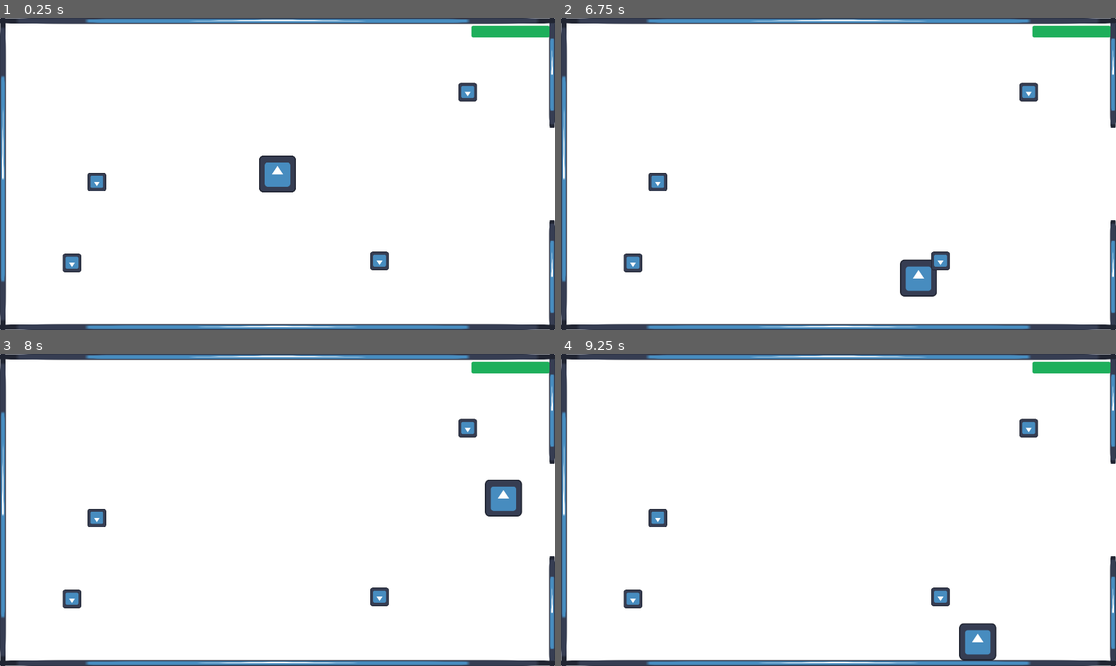
Above: before the commit, frames 1-4 (two rows, left to right).
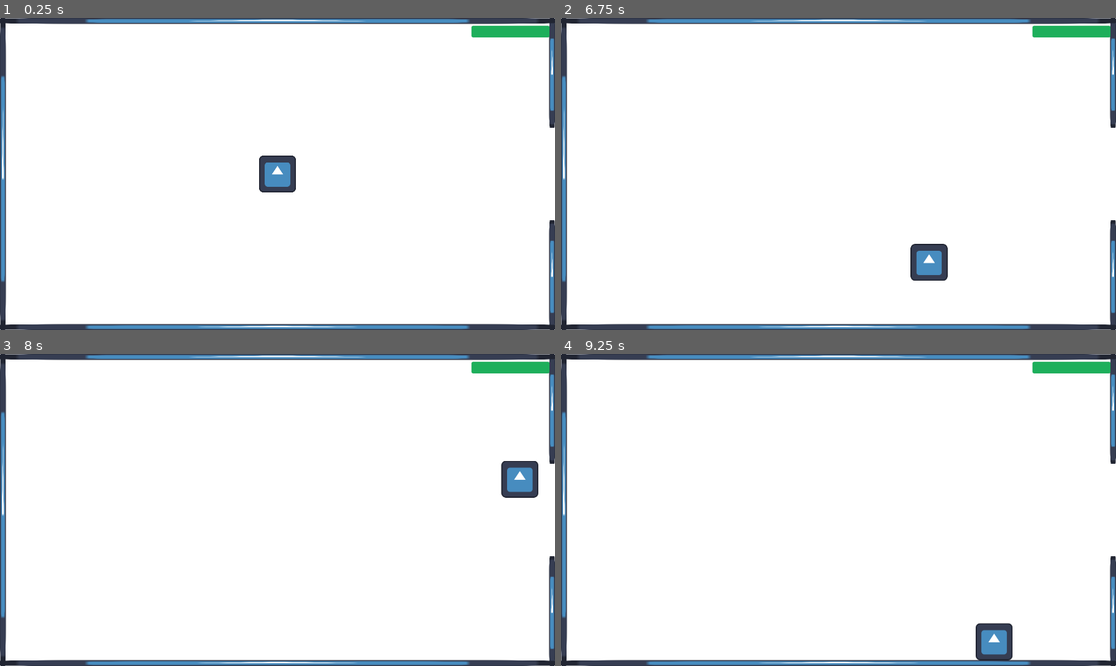
Above: after the commit, the same moments.

Repository: webermael/Informatikprojekt
Game: Godot game, scene res://Game.tscn
Two runs of this game, one before a commit and one after it. Both use one fixed random seed, a clock stepped at 60 frames per second and the inputs below. The engine's default icon, where the game draws it, is replaced by a stand-in: a white triangle on a blue panel in a dark square.
Inputs:
- Up to frame 1 (0.25 s): no input
- Up to frame 2 (6.75 s): tap Enter at 0.5 s; hold Right (ui_right) 0.53-1.28 s; hold Z (ui_ranged_attack) 0.53-1.28 s; hold Down (ui_down) 1.28-2.03 s; tap Z (ui_ranged_attack) every 1.5 s from 1.35 to 5.85 s; hold Right (ui_right) 2.03-2.78 s; hold Z (ui_ranged_attack) 2.03-2.78 s; tap Space at 2.75 s; hold Up (ui_up) 2.78-3.53 s; hold Z (ui_ranged_attack) 3.53-4.28 s; hold Left (ui_left) 3.53-5.03 s; hold Down (ui_down) 5.03-5.78 s; hold Z (ui_ranged_attack) 5.03-5.78 s; hold Right (ui_right) 5.78-6.53 s; hold Up (ui_up) from 6.53 s (still down); hold Z (ui_ranged_attack) from 6.53 s (still down)
- Up to frame 3 (8 s): release Up (ui_up) at 7.28 s; release Z (ui_ranged_attack) at 7.28 s; hold Right (ui_right) from 7.28 s (still down); tap Z (ui_ranged_attack) at 7.35 s
- Up to frame 4 (9.25 s): release Right (ui_right) at 8.03 s; hold Down (ui_down) 8.03-8.78 s; hold Z (ui_ranged_attack) 8.03-8.78 s; hold Left (ui_left) from 8.78 s (still down); tap Z (ui_ranged_attack) at 8.85 s

The runs differ from the first frame. In frame 1, 0.8% of the frame differs, in the area x 11-86%, y 20-82%; in frame 2, 1.7%; in frame 3, 2.0%, in the area x 11-97%, y 20-82%; in frame 4, 1.7%.

Commit message:
per room enemy spawning

Diff:
--- a/Enemies/Blitzen/blitzen.gd
+++ b/Enemies/Blitzen/blitzen.gd
@@ -1,25 +1,15 @@
 extends CharacterBody2D
 
 var speed = 800
-var blitzen_position = 0
 var player_in_room = false
 var health = 2
+var spawnposition = Vector2.ZERO
 
 @onready var player = $/root/Game/Player
 
 func _process(delta):
 	if player_in_room:
-		$PlayerPosition/GroupingPath/EndLocation.progress_ratio = blitzen_position
-		$PlayerPosition.global_position = player.global_position
-		$PlayerPosition.rotation += 2 * delta
-		var direction = global_position.direction_to($PlayerPosition/GroupingPath/EndLocation.global_position)
-		if global_position.distance_to($PlayerPosition/GroupingPath/EndLocation.global_position) > 200:
-			speed = 1500
-		elif global_position.distance_to($PlayerPosition/GroupingPath/EndLocation.global_position) > 50:
-			speed = 500
-		elif global_position.distance_to($PlayerPosition/GroupingPath/EndLocation.global_position) < 50:
-			speed = 0
-		velocity = direction * speed
+		velocity = global_position.direction_to(player.global_position) * speed
 	else:
 		velocity = Vector2.ZERO
 	move_and_slide()
--- a/Enemies/Dasher/Dasher.gd
+++ b/Enemies/Dasher/Dasher.gd
@@ -11,6 +11,7 @@
 var charging_ratio = 1
 var direction = Vector2.ZERO
 var health = 3
+var spawnposition = Vector2.ZERO
 
 @onready var player = $/root/Game/Player
 
--- a/Enemies/Roller/Roller.gd
+++ b/Enemies/Roller/Roller.gd
@@ -4,6 +4,7 @@
 var health = 2
 var player_in_room = false
 const friendship_distance = 300
+var spawnposition = Vector2.ZERO
 
 @onready var player = $/root/Game/Player
 
@@ -29,7 +30,7 @@
 func _process(delta):
 	if player_in_room:
 		var direction = global_position.direction_to(player.global_position)
-		direction = pathfind(direction)
+		#direction = pathfind(direction)
 		velocity = direction * SPEED
 		if global_position.direction_to(player.global_position)[0] > 0:
 			rotation += delta
--- a/Environment/Room/Room.gd
+++ b/Environment/Room/Room.gd
@@ -2,8 +2,8 @@
 
 const NUMBER_DIRECTION = {0 : "up", 1 : "right", 2 : "down", 3 : "left"}
 var walls_placed = {0 : false, 1 : false, 2 : false, 3 : false}
-const BLITZEN_RATIOS = {0 : 0, 1 : 0.5, 2 : 0.25, 3 : 0.75}
-var blitzen_in_room = 0
+var enemies_in_room = Array ()
+@onready var spawnpoints = [$Spawnpoint1, $Spawnpoint2, $Spawnpoint3, $Spawnpoint4, $Spawnpoint5]
 
 
 func place_door(direction):
@@ -38,6 +38,20 @@
 		walls_placed[direction] = true
 
 
+func spawn_enemy():
+	while enemies_in_room.size() < randi() % 2 + 2:
+		var new_enemy = preload("res://Enemies/Roller/Roller.tscn").instantiate()
+		var spawnpoint = randi() % spawnpoints.size()
+		new_enemy.position = spawnpoints[spawnpoint].position
+		new_enemy.spawnposition = spawnpoints[spawnpoint].position
+		spawnpoints.remove_at(spawnpoint)
+		add_child(new_enemy)
+		enemies_in_room.append(new_enemy)
+
+
+func enemy_died(enemy):
+	enemies_in_room.erase(enemy)
+
 # Called when the node enters the scene tree for the first time.
 func _ready():
 	pass
@@ -51,19 +65,12 @@
 func _on_room_inside_body_entered(body):
 	if body.is_in_group("Player"):
 		$/root/Game/RoomCamera.global_position = $CameraCenter.global_position
-		blitzen_in_room = 0
-		for entity in $RoomInside.get_overlapping_bodies():
-			if entity.is_in_group("Enemies"):
-				entity.player_in_room = true
-			if entity.is_in_group("Blitzen"):
-				entity.blitzen_position = BLITZEN_RATIOS[blitzen_in_room]
-				blitzen_in_room += 1
-
-
+		for enemy in enemies_in_room:
+			enemy.player_in_room = true
+			enemy.position = enemy.spawnposition
 
 
 func _on_room_inside_body_exited(body):
 	if body.is_in_group("Player"):
-		for entity in $RoomInside.get_overlapping_bodies():
-			if entity.is_in_group("Enemies"):
-				entity.player_in_room = false
+		for enemy in enemies_in_room:
+			enemy.player_in_room = false
--- a/Environment/Room/Room.tscn
+++ b/Environment/Room/Room.tscn
@@ -17,5 +17,20 @@
 position = Vector2(960, 540)
 shape = SubResource("RectangleShape2D_60xs4")
 
+[node name="Spawnpoint1" type="Marker2D" parent="."]
+position = Vector2(960, 540)
+
+[node name="Spawnpoint2" type="Marker2D" parent="."]
+position = Vector2(480, 270)
+
+[node name="Spawnpoint3" type="Marker2D" parent="."]
+position = Vector2(1480, 270)
+
+[node name="Spawnpoint4" type="Marker2D" parent="."]
+position = Vector2(480, 810)
+
+[node name="Spawnpoint5" type="Marker2D" parent="."]
+position = Vector2(1480, 810)
+
 [connection signal="body_entered" from="RoomInside" to="." method="_on_room_inside_body_entered"]
 [connection signal="body_exited" from="RoomInside" to="." method="_on_room_inside_body_exited"]
--- a/Game.tscn
+++ b/Game.tscn
@@ -1,10 +1,9 @@
-[gd_scene load_steps=8 format=3 uid="uid://filrvjjqg6ij"]
+[gd_scene load_steps=7 format=3 uid="uid://filrvjjqg6ij"]
 
 [ext_resource type="Script" path="res://Game.gd" id="1_0qqco"]
 [ext_resource type="PackedScene" uid="uid://yja5fgu07w0" path="res://Player/Player.tscn" id="2_1h8cj"]
 [ext_resource type="AudioStream" uid="uid://b27y1kso8wsfm" path="res://Music/Main_Loop.wav" id="3_3tn5c"]
 [ext_resource type="PackedScene" uid="uid://dt0lo02v02do3" path="res://dungeon.tscn" id="4_7xdti"]
-[ext_resource type="PackedScene" uid="uid://cln4twx13jqps" path="res://Enemies/Blitzen/Blitzen.tscn" id="5_wkp4m"]
 
 [sub_resource type="StyleBoxFlat" id="StyleBoxFlat_x4d02"]
 bg_color = Color(0.113725, 0.686275, 0.356863, 1)
@@ -74,16 +73,4 @@
 [node name="RoomCamera" type="Camera2D" parent="."]
 position = Vector2(960, 539)
 
-[node name="Blitzen" parent="." instance=ExtResource("5_wkp4m")]
-position = Vector2(249, 848)
-
-[node name="Blitzen2" parent="." instance=ExtResource("5_wkp4m")]
-position = Vector2(335, 568)
-
-[node name="Blitzen4" parent="." instance=ExtResource("5_wkp4m")]
-position = Vector2(1313, 841)
-
-[node name="Blitzen3" parent="." instance=ExtResource("5_wkp4m")]
-position = Vector2(1618, 257)
-
 [connection signal="timeout" from="SpawnTimer" to="." method="_on_spawn_timer_timeout"]
--- a/Player/weapons/Bullet/Bullet.gd
+++ b/Player/weapons/Bullet/Bullet.gd
@@ -24,6 +24,7 @@
 		$/root/Game/Player.hit_enemy = true
 		body.health -= damage
 		if body.health <= 0:
+			body.get_parent().enemy_died(body)
 			body.queue_free()
 		queue_free()
 	if body.is_in_group("Solid"):
--- a/Player/weapons/Stab/Stab.gd
+++ b/Player/weapons/Stab/Stab.gd
@@ -5,4 +5,5 @@
 	if body.is_in_group("Enemies"):
 		body.health -= 1
 		if body.health <= 0:
+			body.get_parent().enemy_died(body)
 			body.queue_free()
--- a/dungeon.gd
+++ b/dungeon.gd
@@ -47,6 +47,7 @@
 			place_room(new_place(direction, place), direction, rooms[-1])
 			place = new_place(direction, place)
 
+	var start_room = rooms[0]
 	var end_room = rooms[-1]
 	while rooms_placed < ROOMS:
 		var parent_room = rooms[randi() % (rooms.size() - 1) + 1]
@@ -61,6 +62,9 @@
 			if not room.walls_placed[wall]:
 				room.place_wall(wall)
 
+	for room in rooms:
+		if room != start_room and room != end_room:
+			room.spawn_enemy()
 
 
 
Not shown, removed: dun4769.tmp
Not shown, removed: dun7ABD.tmp
